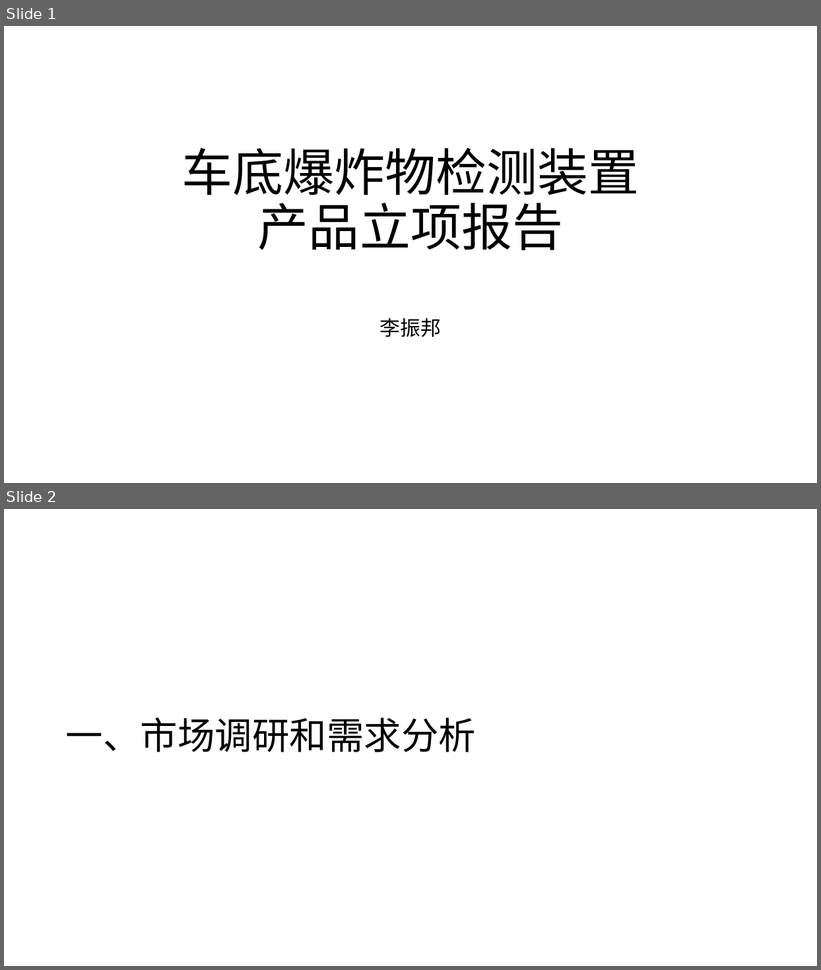
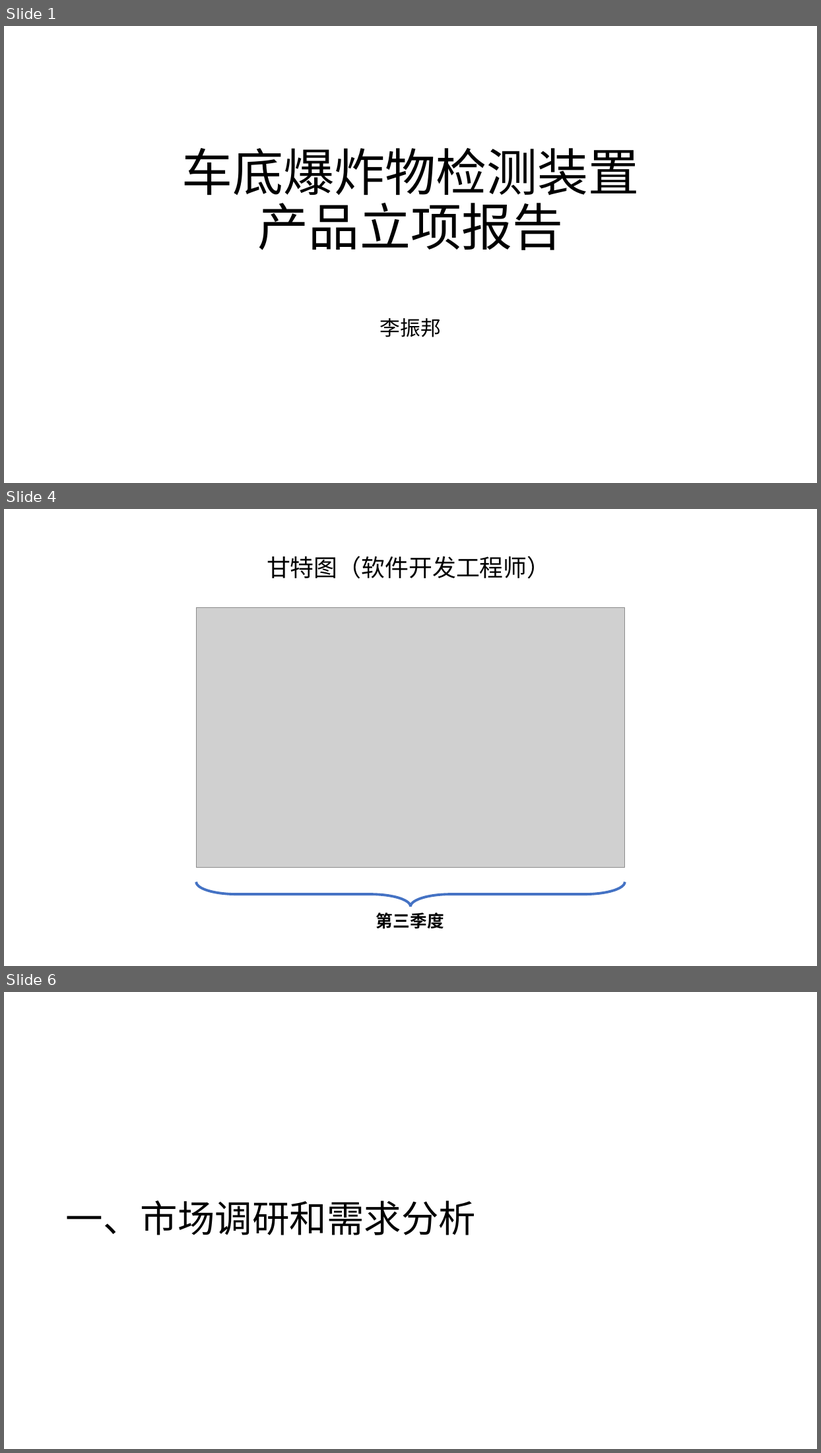
Before and after one commit to lizhenbang56/Papers, a slide deck: papers/车底检测/车底爆炸物检测装置产品立项报告.pptx. Shown one above the other, each under a label of ours: slides 1 and 2 before the commit, slides 1, 4 and 6 after it; the slides between them are not shown. The pictures are 821x970 and 821x1453 pixels, drawn with LibreOffice and Linux fonts; fonts in the diff are those of the drawing; grey boxes stand for pictures. Boxes give left, top, right and bottom in pixels: in the first picture for what was removed or moved away, otherwise in the second. Text is boxed around its words. In the diff, an @@ line names an element or a change of style, - is before the commit and + after.

```diff
--- a/papers/车底检测/车底爆炸物检测装置产品立项报告.pptx
+++ b/papers/车底检测/车底爆炸物检测装置产品立项报告.pptx
@@ slide 4 added at bbox=[4, 509, 817, 966], background #FFFFFF @@
@@ text added at bbox=[267, 556, 551, 579], 28 pt, text #000000 @@
+甘特图（软件开发工程师）
@@ picture added at bbox=[196, 608, 625, 867] @@
@@ right brace added at bbox=[196, 883, 624, 907], outline #4472C4 3 pt @@
@@ text added at bbox=[376, 913, 444, 929], 20 pt, text #000000, bold @@
+第三季度
@@ what was slide 2 is now slide 6 @@
```
Also in this commit, not shown: 16 other slides added, 37 other files.
